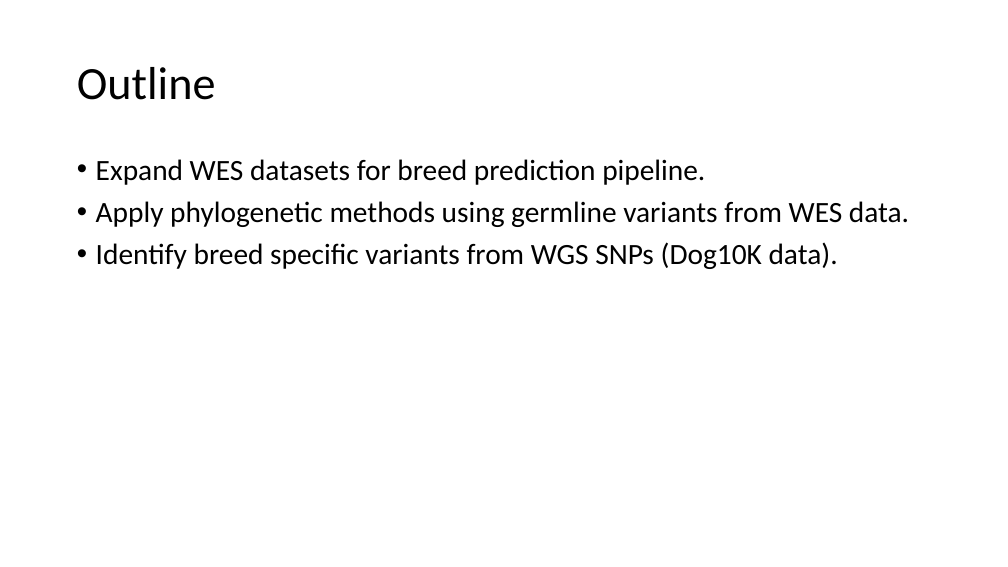
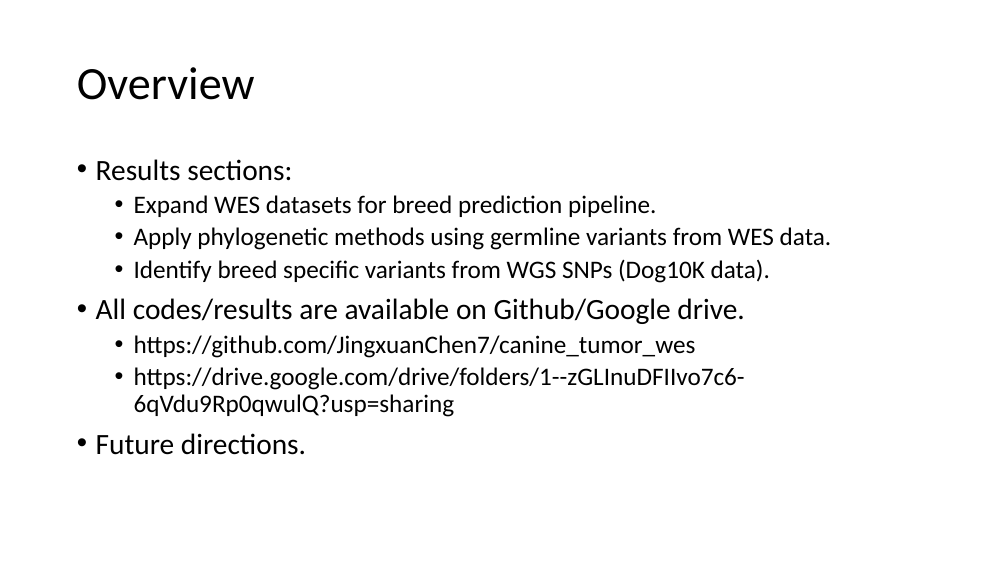
Before and after one commit to JingxuanChen7/canine_tumor_wes, a slide deck: slide 4 of doc/LabMeeting120123.pptx. Drawn at 1008x567 pixels with LibreOffice and Linux fonts; fonts in the diff are those of the drawing. Boxes give left, top, right and bottom in pixels: in the first picture for what was removed or moved away, otherwise in the second. Text is boxed around its words. In the diff, an @@ line names an element or a change of style, - is before the commit and + after.

```diff
--- a/doc/LabMeeting120123.pptx
+++ b/doc/LabMeeting120123.pptx
@@ title at [77,67,255,100]: text changed @@
-Outline
+Overview
@@ text at [96,159,292,181]: paragraph added @@
+• Results sections:
@@ text at [134,195,832,283]: size 28 to 24 pt in "Expand WES datasets for breed prediction pipeline.", "Apply phylogenetic methods using germline variants from ...", "Identify breed specific variants from WGS SNPs ..."; list level 1 to 2 in "Expand WES datasets for breed ..."; list level 1 to 2 in "Apply phylogenetic methods using germline ..."; list level 1 to 2 in "Identify breed specific variants from ..." @@
@@ text at [96,298,745,455]: paragraphs added @@
+• All codes/results are available on Github/Google drive.
+  • https://github.com/JingxuanChen7/canine_tumor_wes
+  • https://drive.google.com/drive/folders/1--zGLInuDFIIvo7c6-6qVdu9Rp0qwulQ?usp=sharing
+• Future directions.
```
Also in this commit, not shown: 7 other slides changed, 5 slides added, 1 other file.
